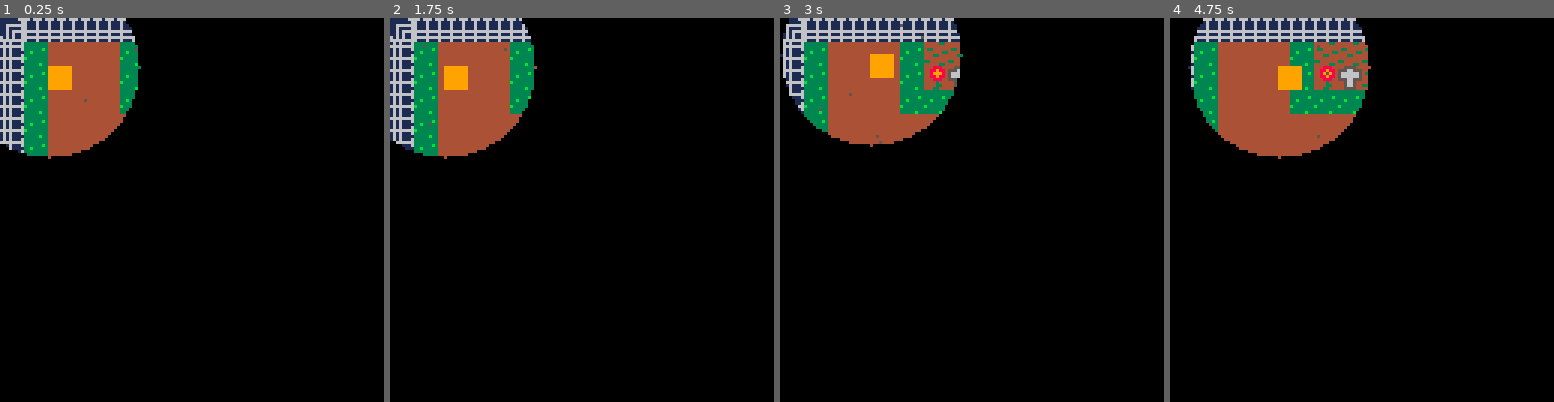
Above: before the commit, frames 1-4 (left to right).
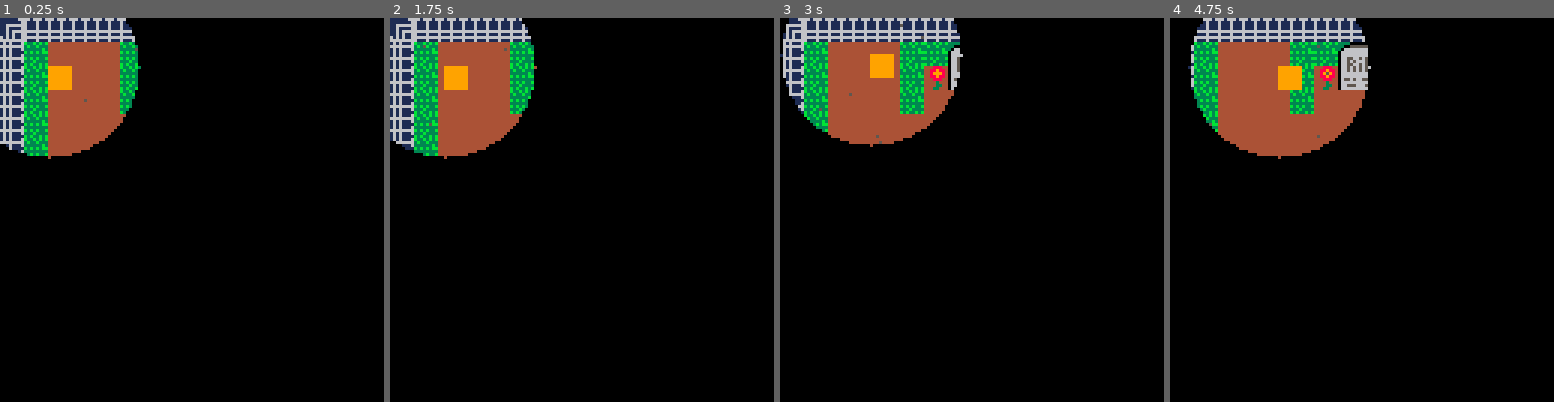
Above: after the commit, the same moments.

Repository: CarlaTabet/BitsAndBytes
Game: PICO-8 cartridge game.p8
Same seed, same stepped clock (60 frames per second), same inputs: the game is played once before the commit and once after it.
Inputs:
- Up to frame 1 (0.25 s): no input
- Up to frame 2 (1.75 s): hold Right from 1.6 s (still down)
- Up to frame 3 (3 s): release Right at 2.1 s; hold Up 2.15-2.42 s; hold Right from 2.47 s (still down)
- Up to frame 4 (4.75 s): release Right at 3.03 s; hold Left 3.08-3.58 s; hold Down 3.63-3.97 s; hold Right 4.02-4.68 s; hold Up from 4.73 s (still down)

The runs differ from the first frame. In frame 1, 0.7% of the frame differs, in the area x 6-36%, y 6-36%; in frame 2, 0.8%; in frame 3, 1.7%; in frame 4, 2.6%, in the area x 6-53%, y 6-30%.

Commit message:
added more detailed sprites

Diff:
--- a/game.p8
+++ b/game.p8
@@ -24,8 +24,11 @@
 
 
 function _init()
-    -- nothing needed here for this simple test
+
 end
+
+
+
 
 function _update()
     local dx = 0
@@ -56,7 +59,7 @@
     for y=0,127 do
         for x=0,127 do
             if ((x - px)^2 + (y - py)^2) > 30*30 then
-                pset(x, y, 0)
+                pset(x, y, -16)
             end
         end
     end
@@ -150,20 +153,20 @@
 
 __map__
 0803030303030303030303030303030303030303030303030303030303030303030303060000000000000000000000000000000000000000000000000000000000000000000000000000000000000000000000000000000000000000000000000000000000000000000000000000000000000000000000000000000000000000
-0412101010120202020202020202020202020202020202020202020202020202020202040000000000000000000000000000000000000000000000000000000000000000000000000000000000000000000000000000000000000000000000000000000000000000000000000000000000000000000000000000000000000000
-0412101010121301020202020201020202010202020202010202020202020202020202040000000000000000000000000000000000000000000000000000000000000000000000000000000000000000000000000000000000000000000000000000000000000000000000000000000000000000000000000000000000000000
-0412101010121212121212121212121212121212121212121212121212121212120201040000000000000000000000000000000000000000000000000000000000000000000000000000000000000000000000000000000000000000000000000000000000000000000000000000000000000000000000000000000000000000
+0412101010121220211212020102020202021302020202021212202112120213020202040000000000000000000000000000000000000000000000000000000000000000000000000000000000000000000000000000000000000000000000000000000000000000000000000000000000000000000000000000000000000000
+0412101010121330311312020202130202010202020202011213303113120202020202040000000000000000000000000000000000000000000000000000000000000000000000000000000000000000000000000000000000000000000000000000000000000000000000000000000000000000000000000000000000000000
+0412101010121010101012121212121212121212121212121210101010121212120201040000000000000000000000000000000000000000000000000000000000000000000000000000000000000000000000000000000000000000000000000000000000000000000000000000000000000000000000000000000000000000
 0412101010101010101010101010101010101010101010101010101010101010120202040000000000000000000000000000000000000000000000000000000000000000000000000000000000000000000000000000000000000000000000000000000000000000000000000000000000000000000000000000000000000000
-0412101010101010101010101010101010101010101013101010101010101010120202040000000000000000000000000000000000000000000000000000000000000000000000000000000000000000000000000000000000000000000000000000000000000000000000000000000000000000000000000000000000000000
-0412101010121212121212121212121212121212121212121010121212121010120201040000000000000000000000000000000000000000000000000000000000000000000000000000000000000000000000000000000000000000000000000000000000000000000000000000000000000000000000000000000000000000
-0412101010120202020202020202020202020202020202121010120202121010120202040000000000000000000000000000000000000000000000000000000000000000000000000000000000000000000000000000000000000000000000000000000000000000000000000000000000000000000000000000000000000000
-0412101010120202020202020102020202020202020202121010120201121010121212040000000000000000000000000000000000000000000000000000000000000000000000000000000000000000000000000000000000000000000000000000000000000000000000000000000000000000000000000000000000000000
-041210101012020212121212121212121212121202010212101012010212101010100a040000000000000000000000000000000000000000000000000000000000000000000000000000000000000000000000000000000000000000000000000000000000000000000000000000000000000000000000000000000000000000
-041210101012010212101310101010101010101202020212101012121212131010100a040000000000000000000000000000000000000000000000000000000000000000000000000000000000000000000000000000000000000000000000000000000000000000000000000000000000000000000000000000000000000000
-041210101012020212101010101010101010101202020212101010101010101010100a040000000000000000000000000000000000000000000000000000000000000000000000000000000000000000000000000000000000000000000000000000000000000000000000000000000000000000000000000000000000000000
-0412101010120202121010121212121212101012020202121010101010101010121212040000000000000000000000000000000000000000000000000000000000000000000000000000000000000000000000000000000000000000000000000000000000000000000000000000000000000000000000000000000000000000
-0412101010120202121010120201020212101012020202121212121212121212120202040000000000000000000000000000000000000000000000000000000000000000000000000000000000000000000000000000000000000000000000000000000000000000000000000000000000000000000000000000000000000000
-0412101010120201121010120202020212101012020202020202020102020202020202040000000000000000000000000000000000000000000000000000000000000000000000000000000000000000000000000000000000000000000000000000000000000000000000000000000000000000000000000000000000000000
+0412101010101010101010101010101010101010101010101010101010101010121302040000000000000000000000000000000000000000000000000000000000000000000000000000000000000000000000000000000000000000000000000000000000000000000000000000000000000000000000000000000000000000
+0412101010121212121212121212121212121212121212121212121212121010120201040000000000000000000000000000000000000000000000000000000000000000000000000000000000000000000000000000000000000000000000000000000000000000000000000000000000000000000000000000000000000000
+0412101010120213020202020202020202020202020213121010102021121010120202040000000000000000000000000000000000000000000000000000000000000000000000000000000000000000000000000000000000000000000000000000000000000000000000000000000000000000000000000000000000000000
+0412101010120202020202020102020202021302020202121010133031121010121212040000000000000000000000000000000000000000000000000000000000000000000000000000000000000000000000000000000000000000000000000000000000000000000000000000000000000000000000000000000000000000
+0412101010120202121212121212121212121212020102121010101010121010101012040000000000000000000000000000000000000000000000000000000000000000000000000000000000000000000000000000000000000000000000000000000000000000000000000000000000000000000000000000000000000000
+0412101010120102121013101010101010101012020213121010121212121010101012040000000000000000000000000000000000000000000000000000000000000000000000000000000000000000000000000000000000000000000000000000000000000000000000000000000000000000000000000000000000000000
+0412101010120202121010101010101010101012020202121010101010101010101012040000000000000000000000000000000000000000000000000000000000000000000000000000000000000000000000000000000000000000000000000000000000000000000000000000000000000000000000000000000000000000
+0412101010120202121010121212121212101012130202121010101010101010121212040000000000000000000000000000000000000000000000000000000000000000000000000000000000000000000000000000000000000000000000000000000000000000000000000000000000000000000000000000000000000000
+0412101010120202121010120201020212101012020202121212121212121212120213040000000000000000000000000000000000000000000000000000000000000000000000000000000000000000000000000000000000000000000000000000000000000000000000000000000000000000000000000000000000000000
+0412101010120201121010120202021312101012020202020202020102020202020202040000000000000000000000000000000000000000000000000000000000000000000000000000000000000000000000000000000000000000000000000000000000000000000000000000000000000000000000000000000000000000
 0412101010121212121010120202020212101012021212121212121212121212121202040000000000000000000000000000000000000000000000000000000000000000000000000000000000000000000000000000000000000000000000000000000000000000000000000000000000000000000000000000000000000000
 0412101010101010101010120202020212101012011210101010101010101010131202040000000000000000000000000000000000000000000000000000000000000000000000000000000000000000000000000000000000000000000000000000000000000000000000000000000000000000000000000000000000000000
 0412101010101010101010120202020212101012021213101010101010101010101202040000000000000000000000000000000000000000000000000000000000000000000000000000000000000000000000000000000000000000000000000000000000000000000000000000000000000000000000000000000000000000
@@ -175,9 +178,9 @@
 0402121010101010101010101010101012020202020202020202010202021210101202040000000000000000000000000000000000000000000000000000000000000000000000000000000000000000000000000000000000000000000000000000000000000000000000000000000000000000000000000000000000000000
 0402121010101010101010101010131212020212121212120202020202021210101202040000000000000000000000000000000000000000000000000000000000000000000000000000000000000000000000000000000000000000000000000000000000000000000000000000000000000000000000000000000000000000
 0401121310121212101012121212121202010212101010121212121212121210101202040000000000000000000000000000000000000000000000000000000000000000000000000000000000000000000000000000000000000000000000000000000000000000000000000000000000000000000000000000000000000000
-0402121010120112101012202102121212120212101010101010101010101010101202040000000000000000000000000000000000000000000000000000000000000000000000000000000000000000000000000000000000000000000000000000000000000000000000000000000000000000000000000000000000000000
-0402121010120212101012303102121010120212101010101010101310101010101202040000000000000000000000000000000000000000000000000000000000000000000000000000000000000000000000000000000000000000000000000000000000000000000000000000000000000000000000000000000000000000
-0402121010120212101012020102121010120212101010121212121212121210101202040000000000000000000000000000000000000000000000000000000000000000000000000000000000000000000000000000000000000000000000000000000000000000000000000000000000000000000000000000000000000000
+0402121010120112101012010202121212120212101010101010101010101010101202040000000000000000000000000000000000000000000000000000000000000000000000000000000000000000000000000000000000000000000000000000000000000000000000000000000000000000000000000000000000000000
+0402121010120212101012020202121010120212101010101010101310101010101202040000000000000000000000000000000000000000000000000000000000000000000000000000000000000000000000000000000000000000000000000000000000000000000000000000000000000000000000000000000000000000
+0402121010120212101012020202121010120212101010121212121212121210101202040000000000000000000000000000000000000000000000000000000000000000000000000000000000000000000000000000000000000000000000000000000000000000000000000000000000000000000000000000000000000000
 0402121010120212101012020201121010120212101010120202020202011210101202040000000000000000000000000000000000000000000000000000000000000000000000000000000000000000000000000000000000000000000000000000000000000000000000000000000000000000000000000000000000000000
 0402121010120212131012121212121013120212101010120102020202021210101202040000000000000000000000000000000000000000000000000000000000000000000000000000000000000000000000000000000000000000000000000000000000000000000000000000000000000000000000000000000000000000
 0402121010120212101010101010101010120112101010120202020202021210101202040000000000000000000000000000000000000000000000000000000000000000000000000000000000000000000000000000000000000000000000000000000000000000000000000000000000000000000000000000000000000000
Not shown, changed: 40 lines of the sprite sheet (__gfx__) section of game.p8
